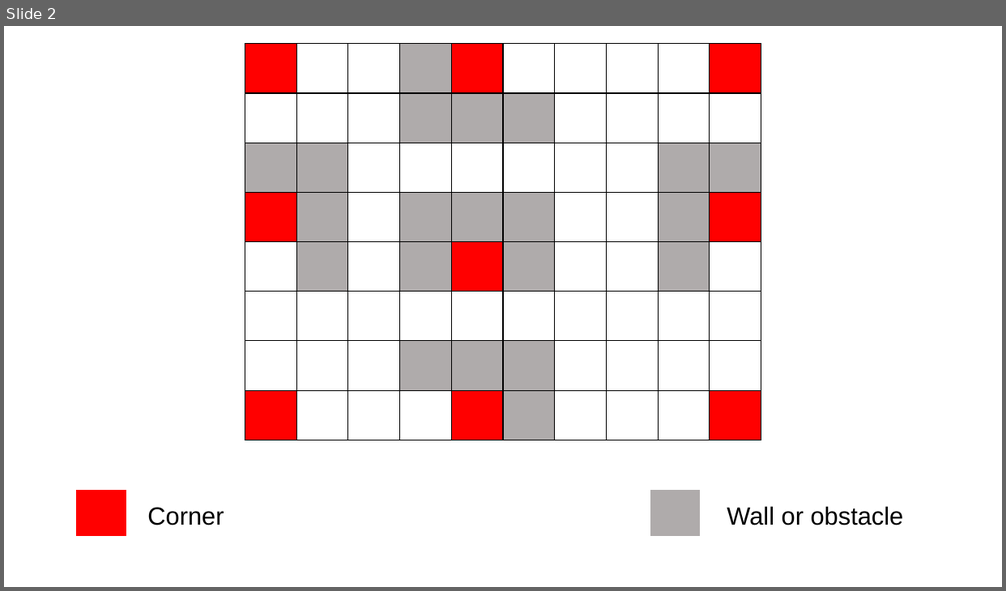
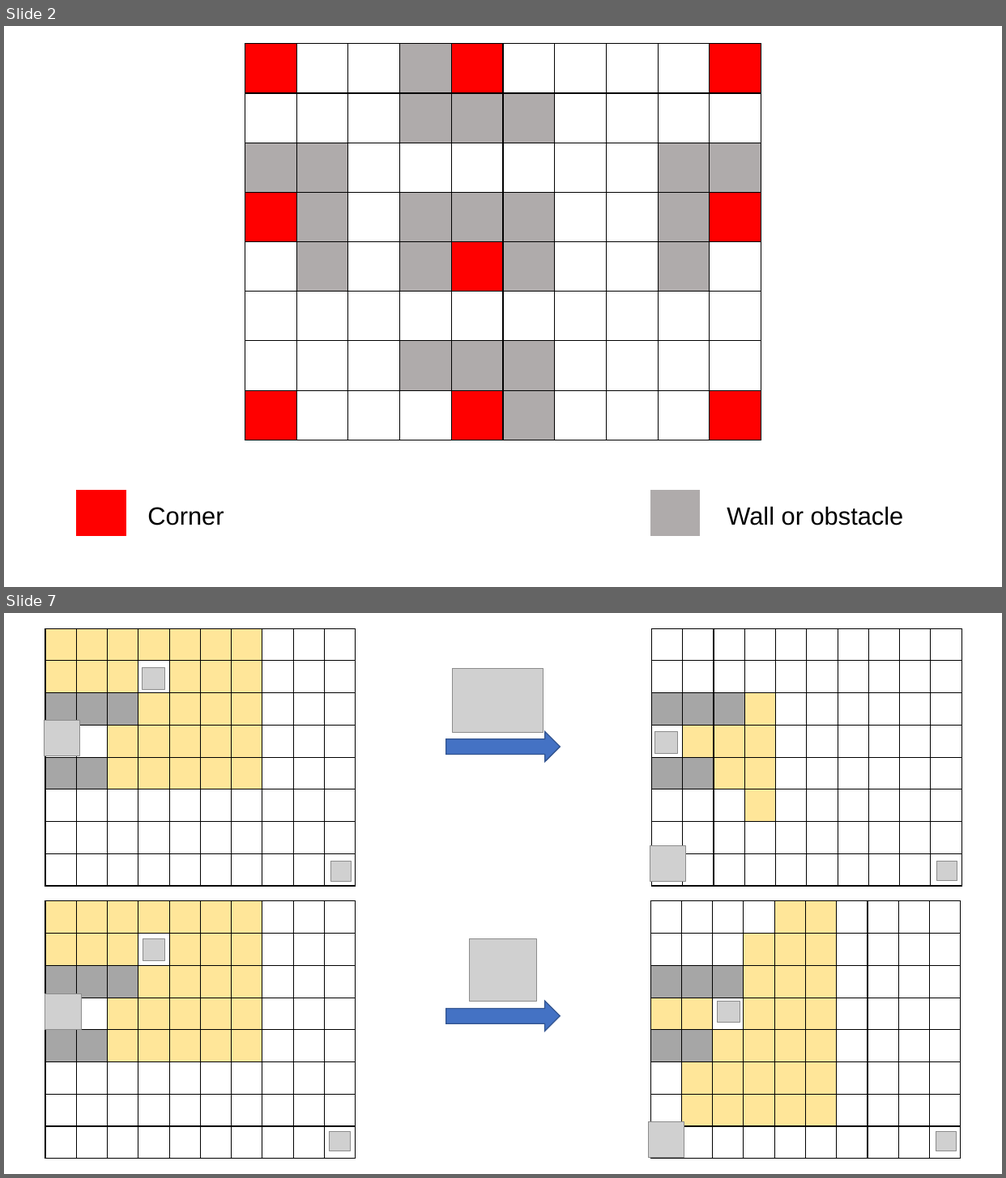
Before and after one commit to Namronaldo08102004/Project01-Hide-and-Seek, a slide deck: Demonstration.pptx. Shown one above the other, each under a label of ours: slide 2 before the commit, slides 2 and 7 after it; the slides between them are not shown. The pictures are 1006x591 and 1006x1178 pixels, drawn with LibreOffice and Linux fonts; fonts in the diff are those of the drawing; grey boxes stand for pictures. Boxes give left, top, right and bottom in pixels: in the first picture for what was removed or moved away, otherwise in the second. Text is boxed around its words. In the diff, an @@ line names an element or a change of style, - is before the commit and + after.

```diff
--- a/Demonstration.pptx
+++ b/Demonstration.pptx
@@ slide 7 added at (x1=4, y1=613, x2=1002, y2=1174), background #FFFFFF @@
@@ table added at (x1=45, y1=628, x2=352, y2=886), 8 rows, 10 columns @@
+ |  |  |  |  |  |  |  |  | 
+ |  |  |  |  |  |  |  |  | 
+ |  |  |  |  |  |  |  |  | 
+ |  |  |  |  |  |  |  |  | 
+ |  |  |  |  |  |  |  |  | 
+ |  |  |  |  |  |  |  |  | 
+ |  |  |  |  |  |  |  |  | 
+ |  |  |  |  |  |  |  |  | 
@@ table added at (x1=651, y1=628, x2=958, y2=886), 8 rows, 10 columns @@
+ |  |  |  |  |  |  |  |  | 
+ |  |  |  |  |  |  |  |  | 
+ |  |  |  |  |  |  |  |  | 
+ |  |  |  |  |  |  |  |  | 
+ |  |  |  |  |  |  |  |  | 
+ |  |  |  |  |  |  |  |  | 
+ |  |  |  |  |  |  |  |  | 
+ |  |  |  |  |  |  |  |  | 
@@ picture added at (x1=143, y1=667, x2=165, y2=689) @@
@@ picture added at (x1=453, y1=668, x2=543, y2=733) @@
@@ picture added at (x1=44, y1=721, x2=80, y2=756) @@
@@ down arrow added at (x1=445, y1=732, x2=560, y2=762), fill #4472C4, outline #325491 1 pt @@
@@ picture added at (x1=655, y1=731, x2=678, y2=753) @@
@@ picture added at (x1=650, y1=845, x2=686, y2=882) @@
@@ picture added at (x1=330, y1=862, x2=351, y2=882) @@
@@ picture added at (x1=937, y1=861, x2=957, y2=881) @@
@@ table added at (x1=45, y1=901, x2=352, y2=1159), 8 rows, 10 columns @@
+ |  |  |  |  |  |  |  |  | 
+ |  |  |  |  |  |  |  |  | 
+ |  |  |  |  |  |  |  |  | 
+ |  |  |  |  |  |  |  |  | 
+ |  |  |  |  |  |  |  |  | 
+ |  |  |  |  |  |  |  |  | 
+ |  |  |  |  |  |  |  |  | 
+ |  |  |  |  |  |  |  |  | 
@@ table added at (x1=651, y1=901, x2=957, y2=1159), 8 rows, 10 columns @@
+ |  |  |  |  |  |  |  |  | 
+ |  |  |  |  |  |  |  |  | 
+ |  |  |  |  |  |  |  |  | 
+ |  |  |  |  |  |  |  |  | 
+ |  |  |  |  |  |  |  |  | 
+ |  |  |  |  |  |  |  |  | 
+ |  |  |  |  |  |  |  |  | 
+ |  |  |  |  |  |  |  |  | 
@@ picture added at (x1=143, y1=939, x2=165, y2=961) @@
@@ picture added at (x1=470, y1=939, x2=537, y2=1001) @@
@@ picture added at (x1=45, y1=994, x2=81, y2=1030) @@
@@ down arrow added at (x1=445, y1=1002, x2=560, y2=1032), fill #4472C4, outline #325491 1 pt @@
@@ picture added at (x1=718, y1=1002, x2=740, y2=1023) @@
@@ picture added at (x1=649, y1=1122, x2=684, y2=1159) @@
@@ picture added at (x1=330, y1=1131, x2=350, y2=1152) @@
@@ picture added at (x1=936, y1=1131, x2=957, y2=1152) @@
```
Also in this commit, not shown: 5 other slides added, 2 slides removed, 6 other files.
